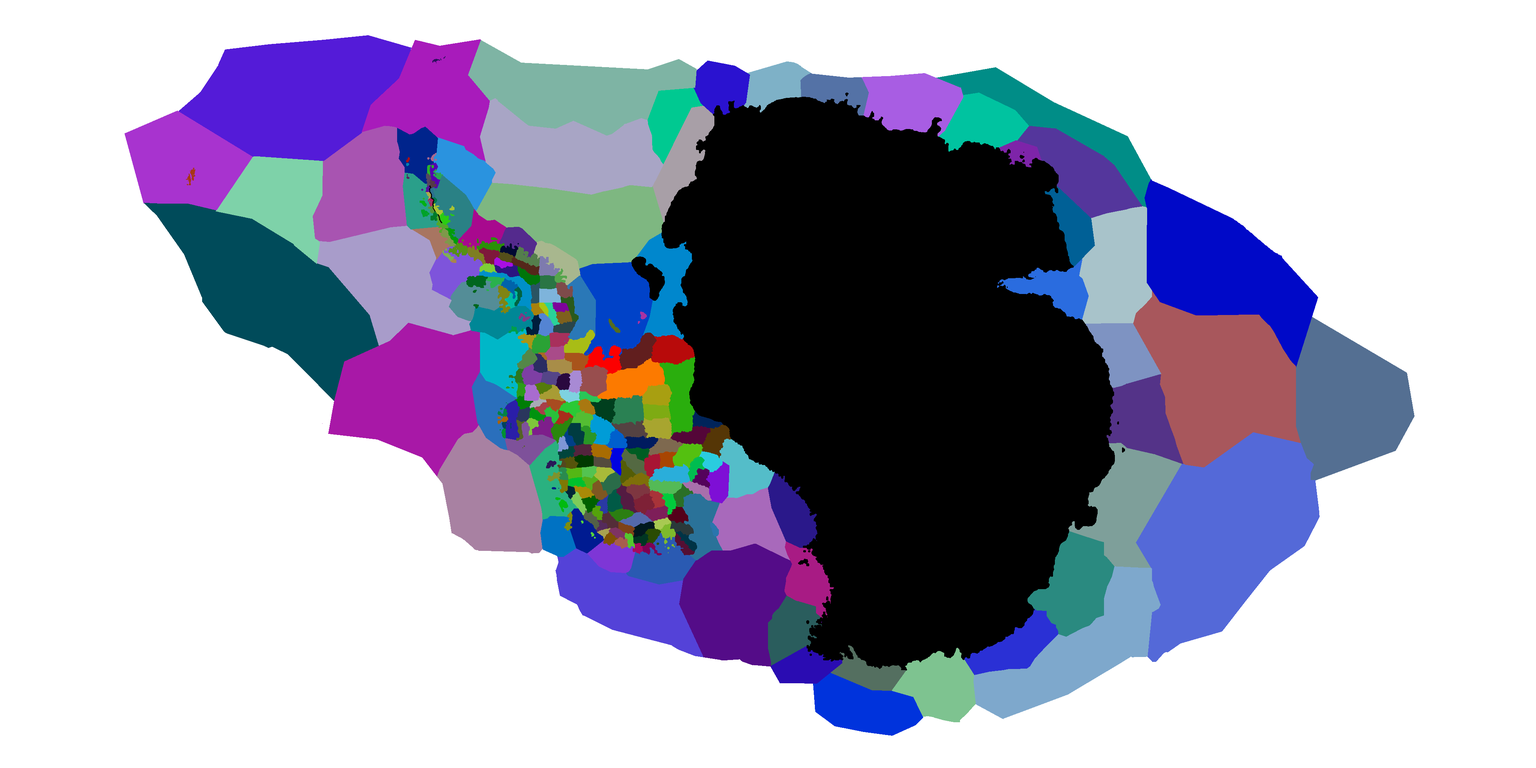
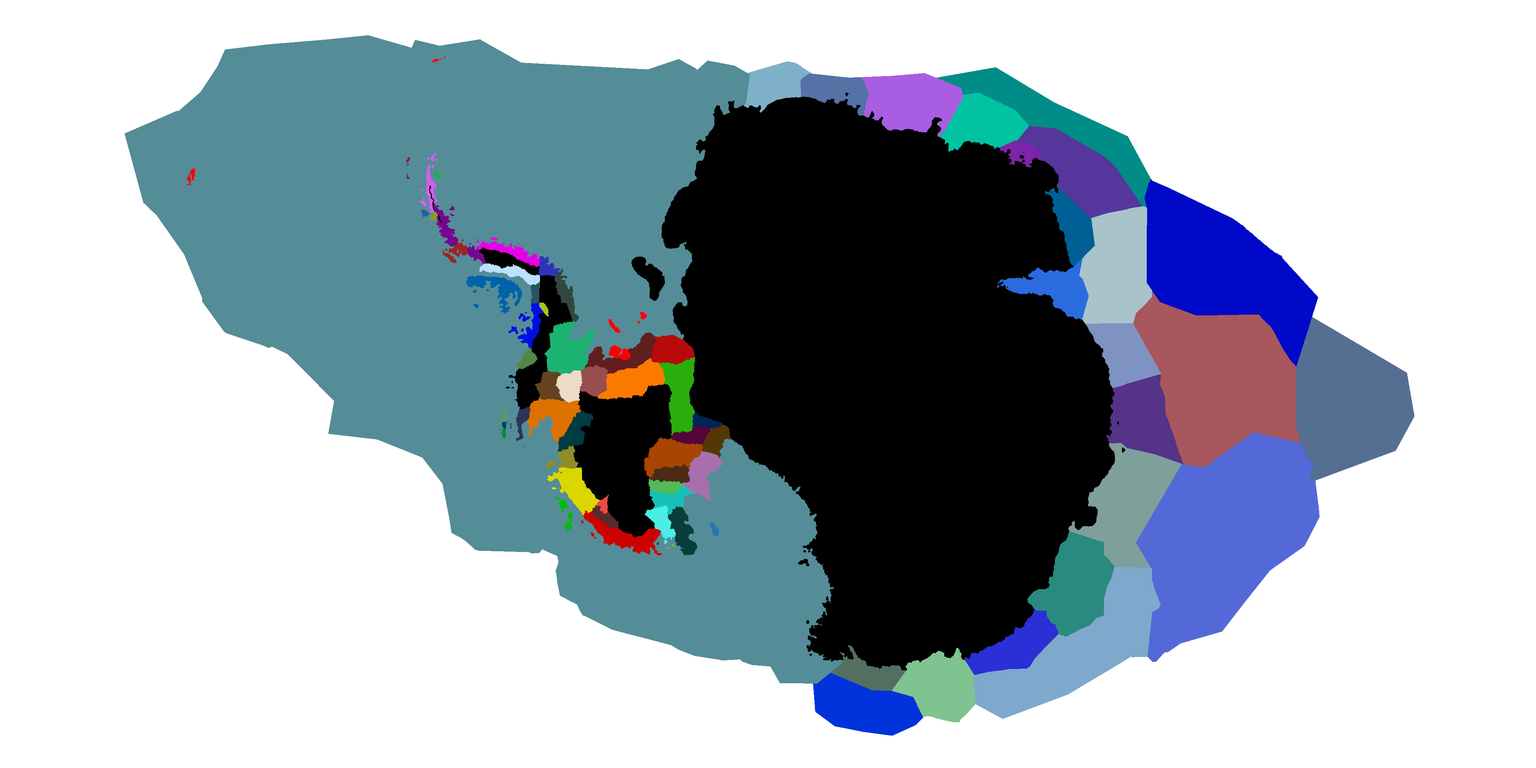
Before/after of a 1536 × 768 layered artwork. What changed in the layer stack:
painted on "Pasted Layer" over bbox(124, 35, 843, 684)
